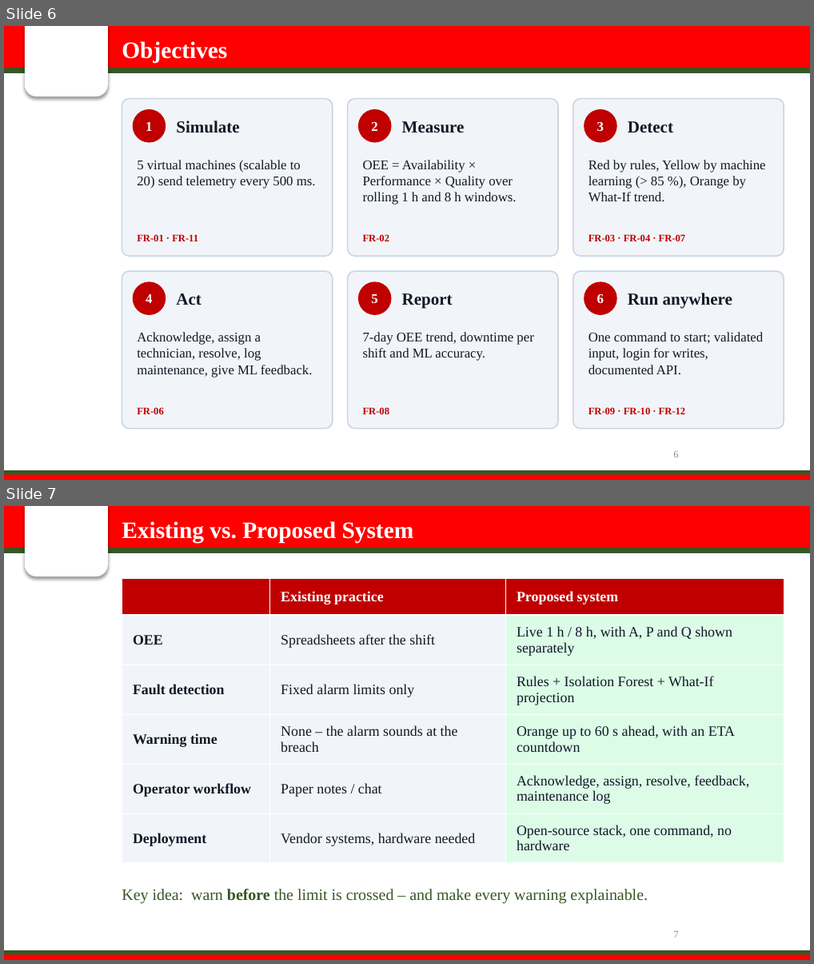
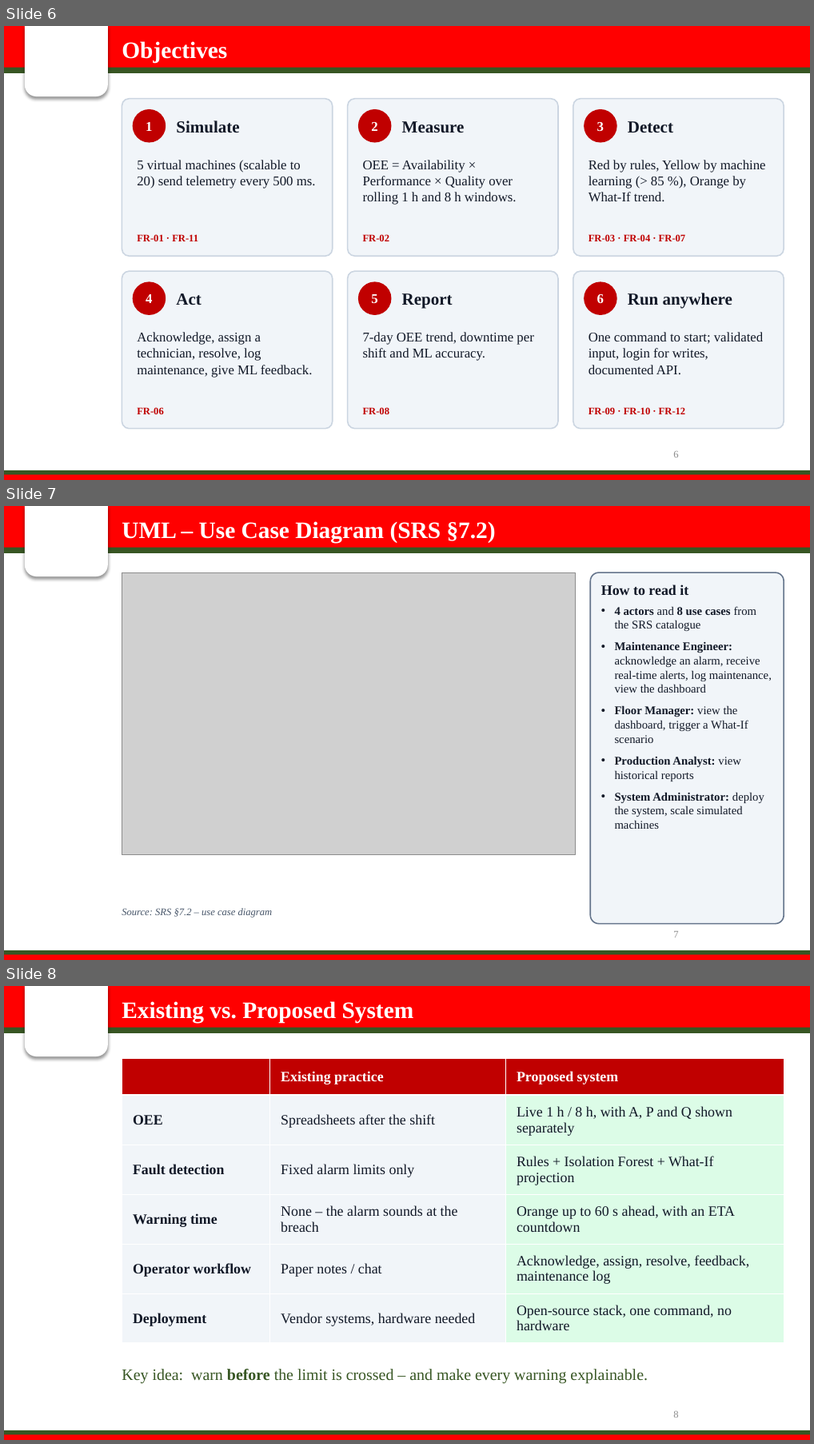
Before and after one commit to sanika-2811/oee-smart-factory, a slide deck: presentation/OEE_Smart_Factory_Presentation.pptx. Shown one above the other, each under a label of ours: slides 6 and 7 before the commit, slides 6, 7 and 8 after it. The pictures are 814x964 and 814x1444 pixels, drawn with LibreOffice and Linux fonts; fonts in the diff are those of the drawing; grey boxes stand for pictures; background and template pictures are left out. Boxes give left, top, right and bottom in pixels: in the first picture for what was removed or moved away, otherwise in the second. Text is boxed around its words. In the diff, an @@ line names an element or a change of style, - is before the commit and + after.

```diff
--- a/presentation/OEE_Smart_Factory_Presentation.pptx
+++ b/presentation/OEE_Smart_Factory_Presentation.pptx
@@ slide 7 added at <box>4,506,810,960</box>, background #FFFFFF; not listed: 5 template elements that a slide beside it also shows @@
@@ text added at <box>122,521,496,543</box>, 28 pt, text #FFFFFF, bold @@
+UML – Use Case Diagram (SRS §7.2)
@@ picture added at <box>122,572,576,855</box> @@
@@ rounded rectangle added at <box>591,572,784,924</box>, fill #F1F5F9, outline #64748B 1.5 pt @@
@@ text added at <box>602,584,772,828</box>, 14 pt, text #111827 @@
+How to read it
+• 4 actors and 8 use cases from the SRS catalogue
+• Maintenance Engineer: acknowledge an alarm, receive real-time alerts, log maintenance, view the dashboard
+• Floor Manager: view the dashboard, trigger a What-If scenario
+• Production Analyst: view historical reports
+• System Administrator: deploy the system, scale simulated machines
@@ text added at <box>122,908,273,917</box>, 12 pt, text #475569, italic @@
+Source: SRS §7.2 – use case diagram
@@ page number added at <box>674,931,678,937</box>, 12 pt, text #8C8C8C @@
+7
@@ what was slide 7 is now slide 8 @@
@@ page number at <box>674,1411,678,1417</box>: text changed @@
-7
+8
```
Also in this commit, not shown: 3 slides changed, 4 other slides added, 14 slides removed, 13 other files.
